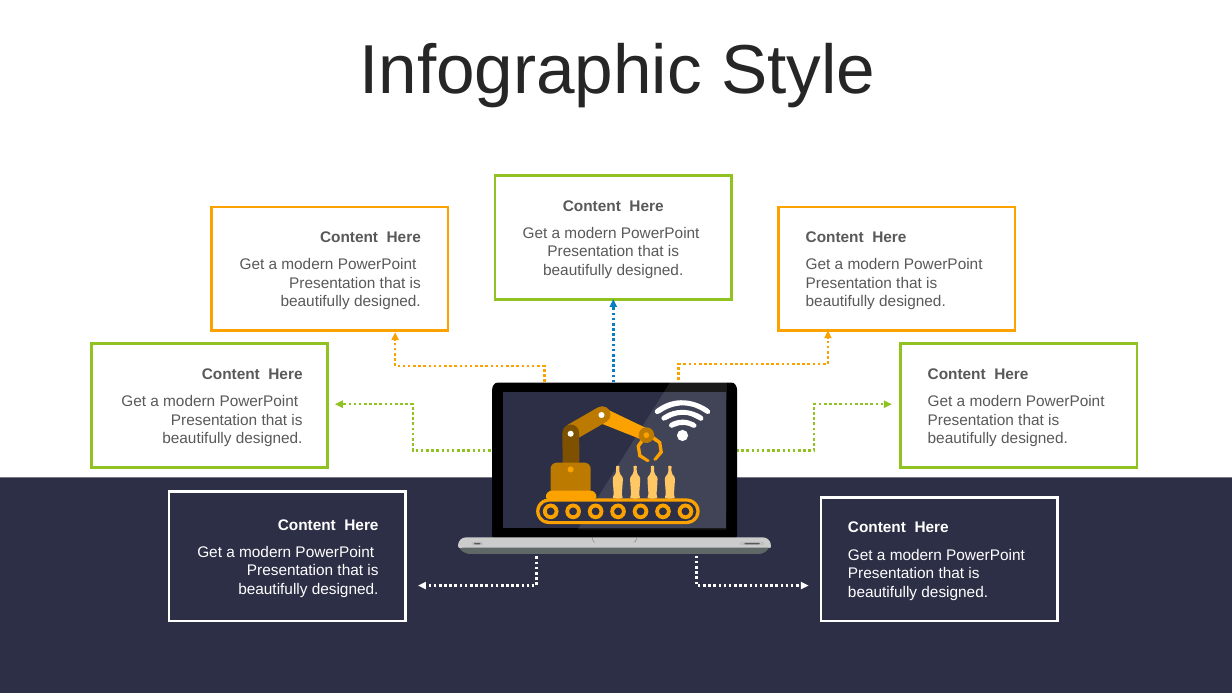
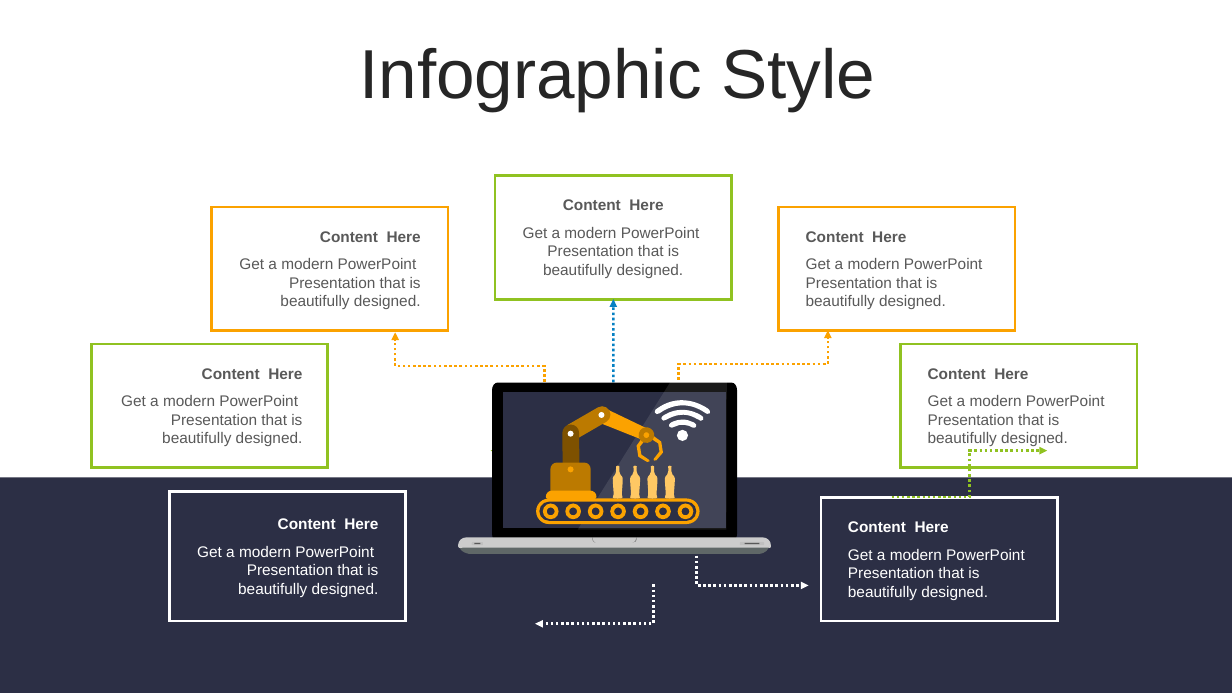
Before and after one commit to thanhlongvl/sportdemo, a slide deck: slide 47 of industry 4.0-Revolution-PowerPoint-Templates.pptx (slide 43 before the commit). Drawn at 1232x693 pixels with LibreOffice and Linux fonts; fonts in the diff are those of the drawing. Boxes give left, top, right and bottom in pixels: in the first picture for what was removed or moved away, otherwise in the second. Text is boxed around its words. In the diff, an @@ line names an element or a change of style, - is before the commit and + after.

```diff
--- a/industry 4.0-Revolution-PowerPoint-Templates.pptx
+++ b/industry 4.0-Revolution-PowerPoint-Templates.pptx
@@ text "Infographic Style" at (x1=359, y1=47, x2=875, y2=111): line spacing 0.9 to 1; less space between paragraphs @@
@@ rectangle at (x1=212, y1=207, x2=448, y2=331): outline #FBA200 2 pt to #FBA200 2.01 pt @@
@@ rectangle at (x1=779, y1=207, x2=1016, y2=331): outline #FBA200 2 pt to #FBA200 2.01 pt @@
@@ outline #90C221 2 pt to #90C221 2.01 pt in 3 elements at (x1=495, y1=176, x2=732, y2=299), (x1=901, y1=344, x2=1138, y2=468), (x1=91, y1=344, x2=328, y2=468) @@
@@ elbow arrow (544, 423) - (396, 333): stroke #FBA200 2 pt dashed to #FBA200 2.01 pt @@
@@ elbow arrow (679, 421) - (828, 331): stroke #FBA200 2 pt dashed to #FBA200 2.01 pt @@
@@ elbow arrow removed from (491, 451) to (335, 404) @@
@@ elbow arrow removed from (737, 451) to (892, 404) @@
@@ elbow arrow added from (646, 497) to (491, 451), #90C221 2.01 pt @@
@@ elbow arrow added from (892, 497) to (1047, 451), #90C221 2.01 pt @@
@@ rectangle at (x1=169, y1=492, x2=406, y2=621): outline #FFFFFF 2 pt to #FFFFFF 2.01 pt @@
@@ rectangle at (x1=822, y1=497, x2=1058, y2=621): outline #FFFFFF 2 pt to #FFFFFF 2.01 pt @@
@@ freeform shape at (x1=458, y1=543, x2=770, y2=555): outline redrawn @@
@@ elbow arrow moved from (535, 547) - (419, 586) to (653, 586) - (535, 624) @@
@@ elbow arrow (653, 586) - (535, 624): stroke #FFFFFF 2 pt dashed to #FFFFFF 2.01 pt @@
```
Also in this commit, not shown: 55 other slides changed, 4 slides added, 3 other files.
